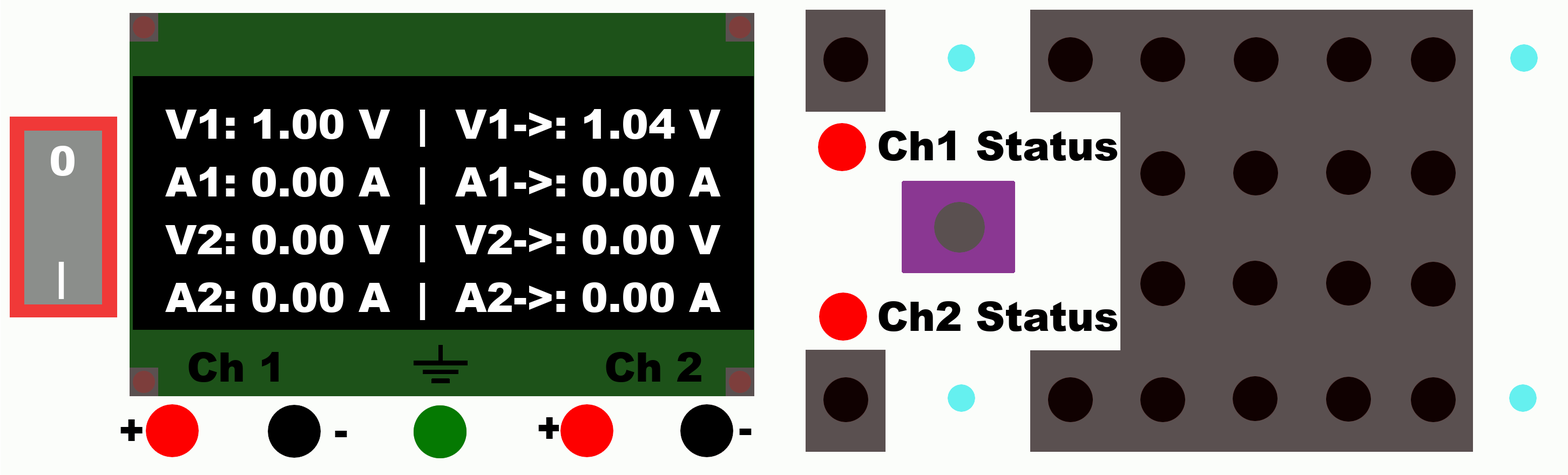
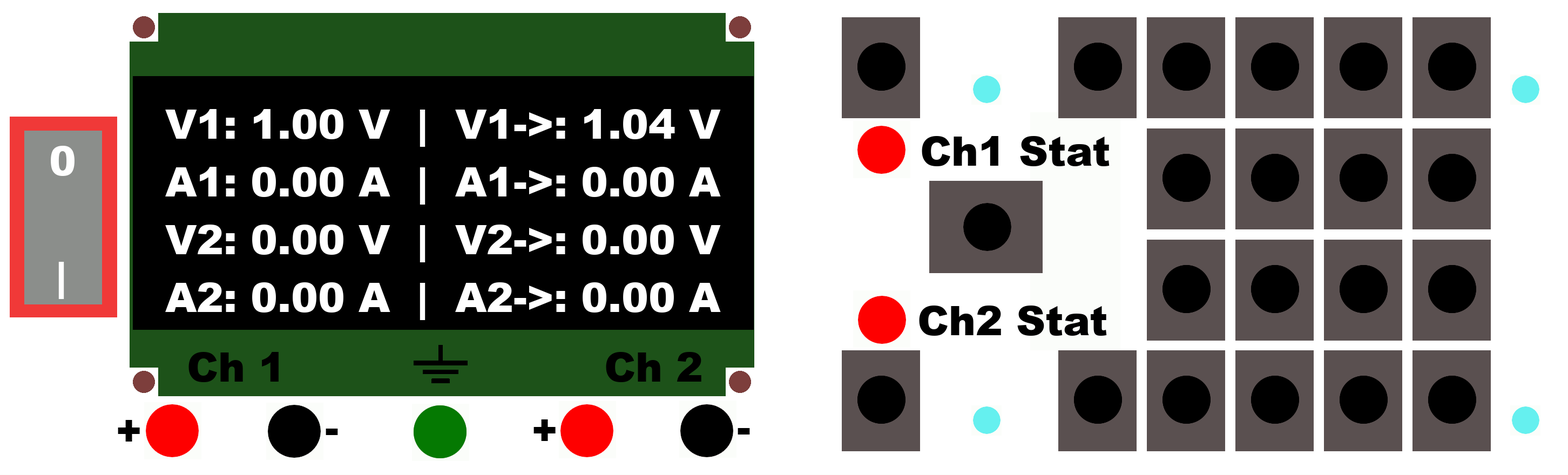
Before/after of a 1568×475 layered artwork. What changed in the layer stack:
moved "Ch2 Button copy #3" above "White space", painted on it over [left=1058, top=9, right=1296, bottom=119]
moved "Ch2 Button copy #12" above "Ch2 Button copy #10", painted on it over [left=1215, top=17, right=1491, bottom=226]
moved "Ch2 Button copy #10" above "Ch2 Button copy #5", painted on it over [left=1122, top=17, right=1403, bottom=452]
painted on "Ch2 Button copy #5" over [left=1030, top=17, right=1314, bottom=452]
moved "Ch2 Button copy #14" above "Ch2 Button copy #20", painted on it over [left=1146, top=239, right=1295, bottom=451]
painted on "Ch2 Button copy #20" over [left=1235, top=123, right=1473, bottom=341]
painted on "Ch2 Button copy #18" over [left=1393, top=239, right=1491, bottom=452]
painted on "Ch2 Button copy #17" over [left=1308, top=128, right=1491, bottom=452]
painted on "Ch2 Button copy #16" over [left=1308, top=128, right=1403, bottom=336]
painted on "Ch2 Button copy #15" over [left=1235, top=122, right=1389, bottom=230]
painted on "Ch2 Button copy #13" over [left=1146, top=128, right=1295, bottom=336]
moved "Ch2 Button copy #7" above "Ch2 Button copy #11", painted on it over [left=1058, top=9, right=1473, bottom=452]
painted on "Ch2 Button copy #11" over [left=1215, top=9, right=1491, bottom=452]
moved "Ch2 Button copy #9" above "Ch2 Button copy #8", painted on it over [left=1122, top=233, right=1403, bottom=452]
moved "Ch2 Button copy #8" above "Ch2 Button copy #6", painted on it over [left=1122, top=123, right=1314, bottom=452]
moved "Ch2 Button copy #6" above "Ch2 Button copy #2", painted on it over [left=1146, top=9, right=1389, bottom=452]
painted on "Ch2 Button copy #2" over [left=841, top=9, right=1111, bottom=452]
removed layer "Keypad" over [left=1030, top=9, right=1473, bottom=452]
painted on "Front Panel" over [left=0, top=0, right=1568, bottom=475]
…and 23 more changes (2 added, 6 moved_by, 12 painted, 3 removed, 4 renamed, 2 stack)
